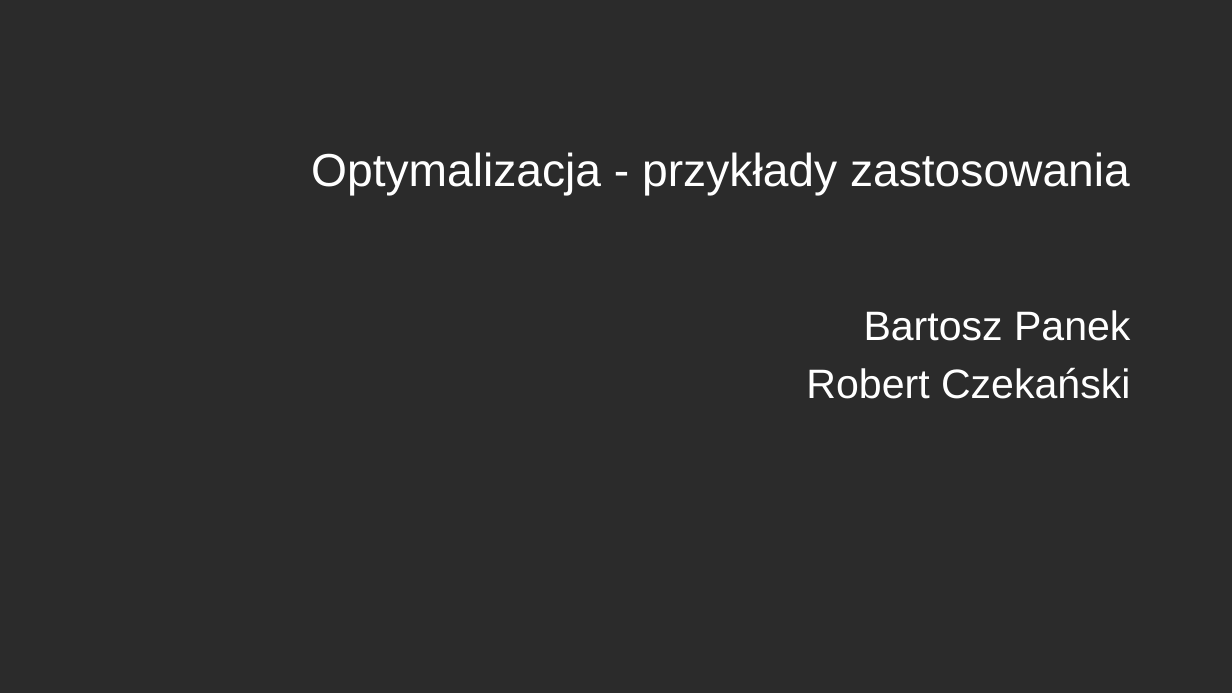
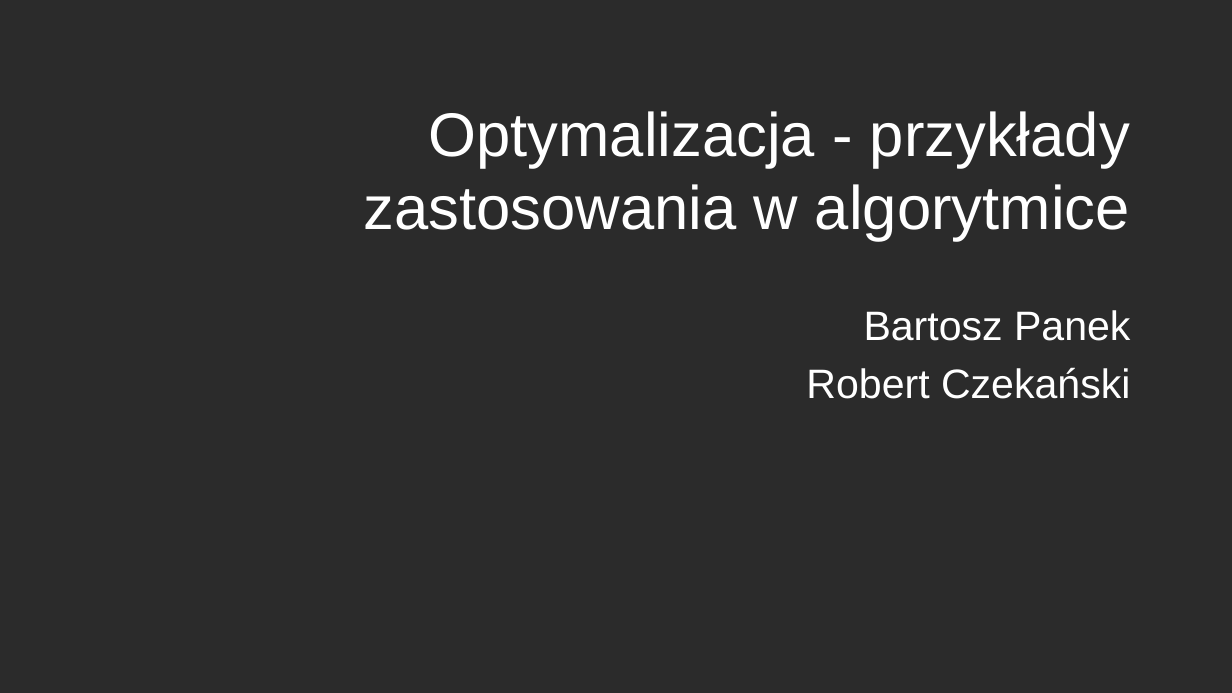
Before and after one commit to Wid-mo/prezentacja, a slide deck: slide 1 of Algorytm plecakowy.pptx. Drawn at 1232x693 pixels with LibreOffice and Linux fonts; fonts in the diff are those of the drawing; background and template pictures are left out; a plain dark background stands for a picture behind light text. Boxes give left, top, right and bottom in pixels: in the first picture for what was removed or moved away, otherwise in the second. Text is boxed around its words. In the diff, an @@ line names an element or a change of style, - is before the commit and + after.

```diff
--- a/Algorytm plecakowy.pptx
+++ b/Algorytm plecakowy.pptx
@@ title at (363, 111, 1130, 241): text changed; size 36 to 48 pt @@
-Optymalizacja - przykłady zastosowania
+Optymalizacja - przykłady zastosowania w algorytmice
```
Also in this commit, not shown: 6 slides added.
